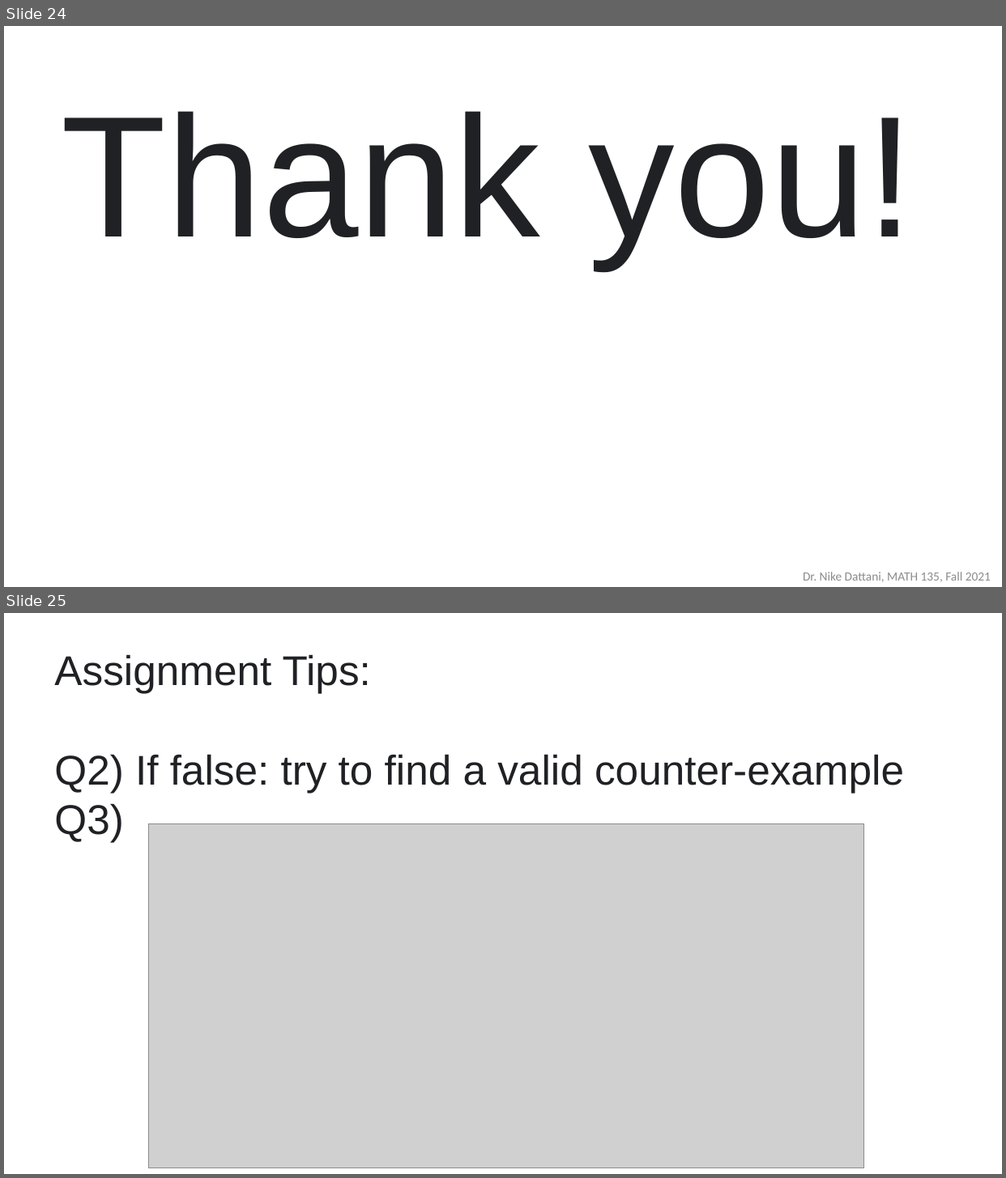
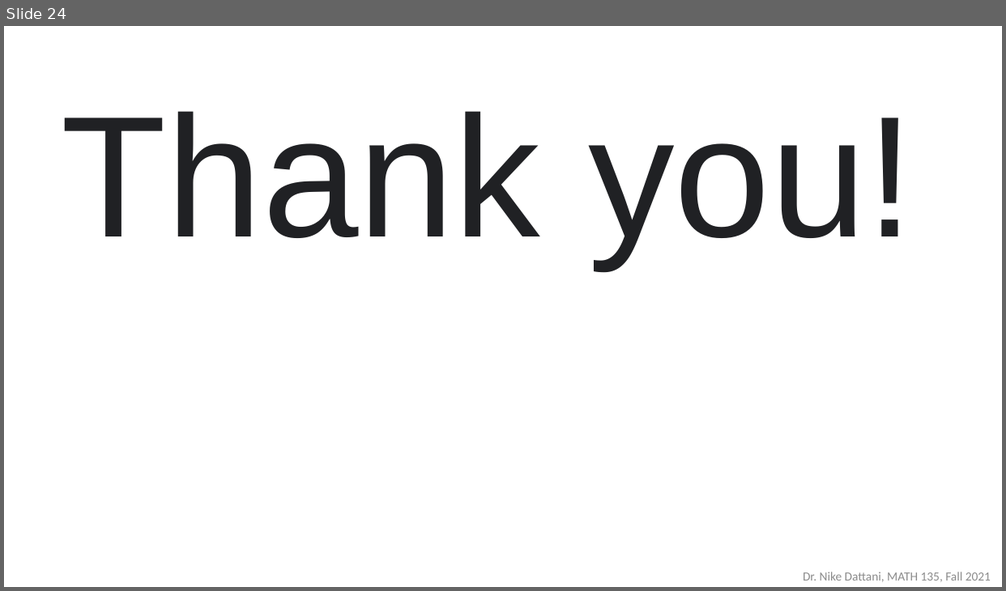
Before and after one commit to ndattani/Lecture_Notes, a slide deck: University_of_Waterloo/Fall_2021/MATH135/UW_Fall2021_MATH135_Lecture26.pptx. Shown one above the other, each under a label of ours: slides 24 and 25 before the commit, slide 24 after it. The pictures are 1006x1178 and 1006x591 pixels, drawn with LibreOffice and Linux fonts; fonts in the diff are those of the drawing; grey boxes stand for pictures. Boxes give left, top, right and bottom in pixels: in the first picture for what was removed or moved away, otherwise in the second. Text is boxed around its words. In the diff, an @@ line names an element or a change of style, - is before the commit and + after.

Commit message:
For lecture 26:
- Removed slides showing reminder for what to include in next lecture, and assignment tips

```diff
--- a/University_of_Waterloo/Fall_2021/MATH135/UW_Fall2021_MATH135_Lecture26.pptx
+++ b/University_of_Waterloo/Fall_2021/MATH135/UW_Fall2021_MATH135_Lecture26.pptx
@@ slide 25 removed at (x1=4, y1=613, x2=1002, y2=1174), background #FFFFFF @@
@@ text removed at (x1=54, y1=654, x2=904, y2=842) @@
-Assignment Tips:
-Q2) If false: try to find a valid counter-example
-Q3)
@@ picture removed at (x1=148, y1=824, x2=863, y2=1169) @@
```
Also in this commit, not shown: 2 other slides removed, 1 other file.
